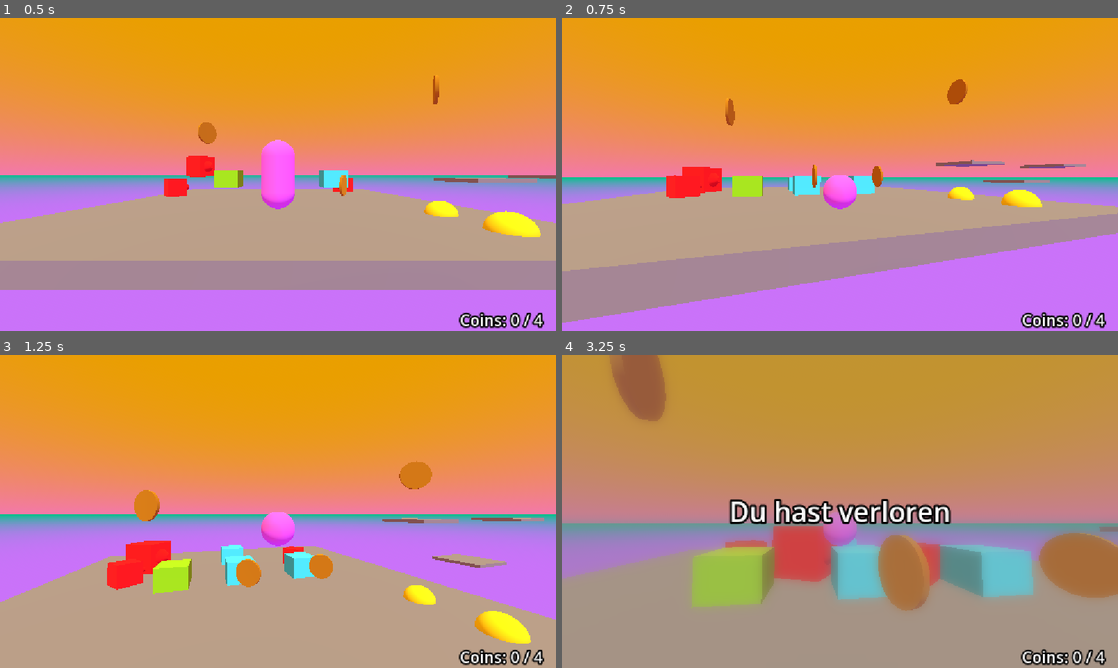
Above: before the commit, frames 1-4 (two rows, left to right).
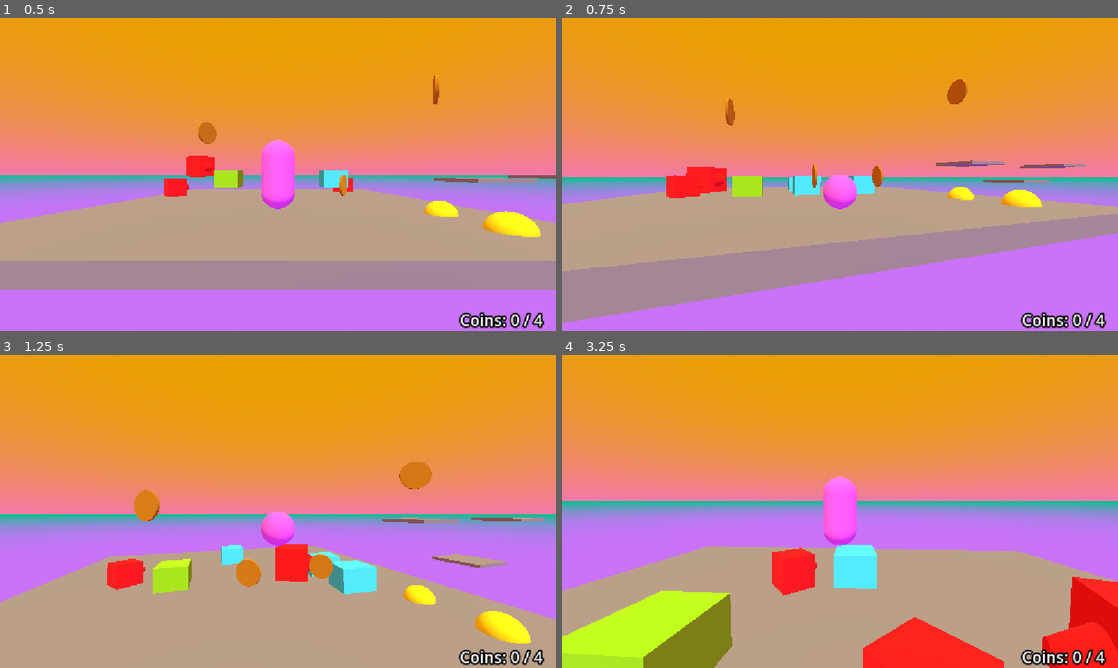
Above: after the commit, the same moments.

Repository: 17Dodecahedrons/Spieleentwicklungskurs
Game: Godot game, scene res://szenen/level_1.tscn
Same seed, same stepped clock (60 frames per second), same inputs: the game is played once before the commit and once after it.
Inputs (mouse positions are in pixels of both pictures, inside the frame that each line leads up to):
- Up to frame 1 (0.5 s): no input
- Up to frame 2 (0.75 s): move the mouse to (867, 174) at 0.52 s; hold W (forward) from 0.53 s (still down); hold Ctrl (crouch) from 0.53 s (still down)
- Up to frame 3 (1.25 s): keep holding W (forward); keep holding Ctrl (crouch); tap Space (jump) at 0.77 s
- Up to frame 4 (3.25 s): keep holding W (forward); move the mouse to (812, 511) at 1.27 s; release Ctrl (crouch) at 1.28 s; tap Shift (sprint) at 1.35, 2.85 s; tap Space (jump) at 1.52, 3.02 s; move the mouse to (851, 505) at 2.02 s; hold Ctrl (crouch) 2.03-2.78 s; move the mouse to (834, 517) at 2.77 s

Frame 1 is identical in both runs. In frame 2, 0.1% of the frame differs, in the area x 21-30%, y 47-56%; in frame 3, 2.2%; in frame 4, 86%, in the area x 0-100%, y 0-100%.

Commit message:
export enemy

Diff:
--- a/skripte/gegner.gd
+++ b/skripte/gegner.gd
@@ -1,6 +1,6 @@
 extends CharacterBody3D
 
-const SPEED = 2.0
+@export var speed = 2.0
 @onready var floor_detection = $RayCast3D
 # Variablen um Gehen und Umdrehen zu kontrollieren
 var keep_moving = true
@@ -16,7 +16,7 @@
 	# Bewegung
 	if keep_moving and is_on_floor():
 		# Basiswechsel
-		velocity = -global_transform.basis.z * SPEED
+		velocity = -global_transform.basis.z * speed
 		# Überprüfe ob ein Abgrund vor uns ist
 		if not floor_detection.is_colliding():
 			keep_moving = false
@@ -42,7 +42,7 @@
 		var collider = collision.get_collider()
 		if collider is RigidBody3D:
 			var push_dir = -collision.get_normal() # Lineare Algebra Magie
-			collider.apply_central_impulse(push_dir * 0.3 * SPEED)
+			collider.apply_central_impulse(push_dir * 0.3 * speed)
 		if collider.is_in_group("player"):
 			trigger_loss.emit()
 
